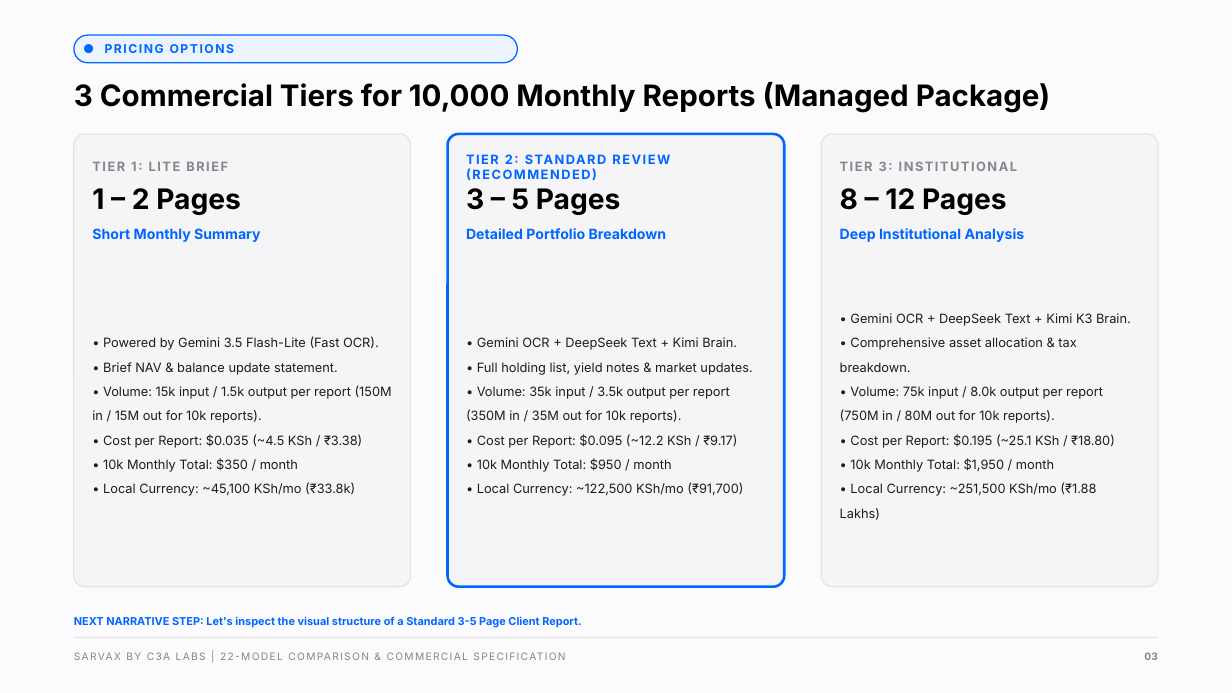
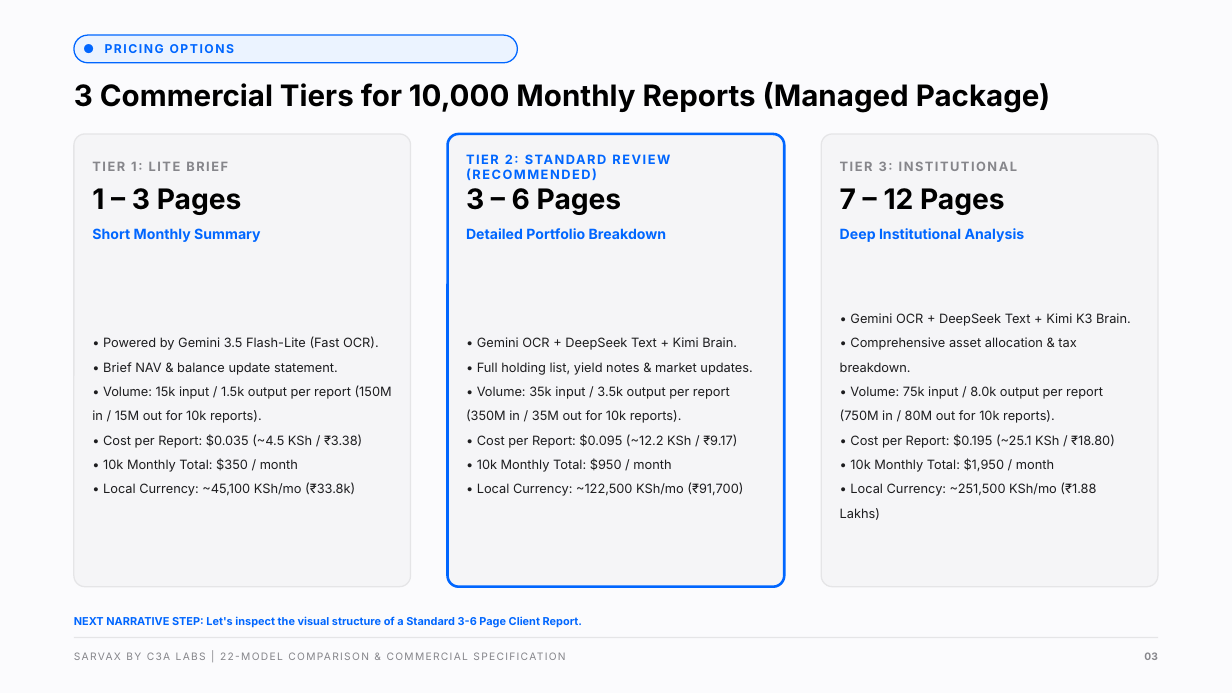
Before and after one commit to satyamsingh-eng/LLM-Intelligence-Repository, a slide deck: slide 3 of Arvocap_10k_Report_Pilot_Deck.pptx. Drawn at 1232x693 pixels with LibreOffice and Linux fonts; fonts in the diff are those of the drawing. Boxes give left, top, right and bottom in pixels: in the first picture for what was removed or moved away, otherwise in the second. Text is boxed around its words. In the diff, an @@ line names an element or a change of style, - is before the commit and + after.

```diff
--- a/Arvocap_10k_Report_Pilot_Deck.pptx
+++ b/Arvocap_10k_Report_Pilot_Deck.pptx
@@ text at [92, 188, 242, 215]: text changed @@
-1 – 2 Pages
+1 – 3 Pages
@@ text at [466, 188, 622, 215]: text changed @@
-3 – 5 Pages
+3 – 6 Pages
@@ text at [840, 188, 1005, 215]: text changed @@
-8 – 12 Pages
+7 – 12 Pages
@@ text at [74, 616, 582, 628]: text changed @@
-NEXT NARRATIVE STEP: Let's inspect the visual structure of a Standard 3-5 Page Client Report.
+NEXT NARRATIVE STEP: Let's inspect the visual structure of a Standard 3-6 Page Client Report.
```
Also in this commit, not shown: 3 other slides changed, 18 other files.
